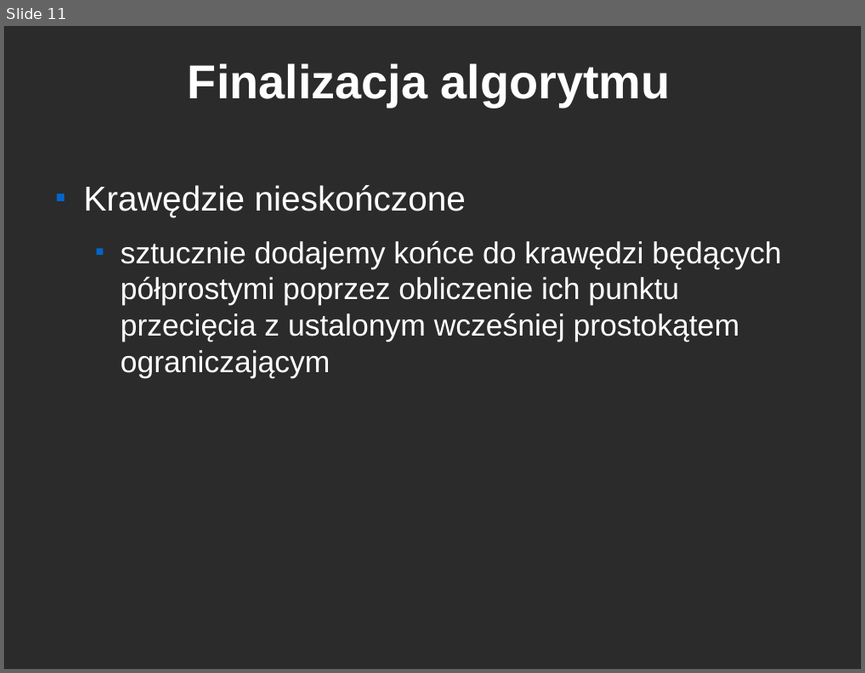
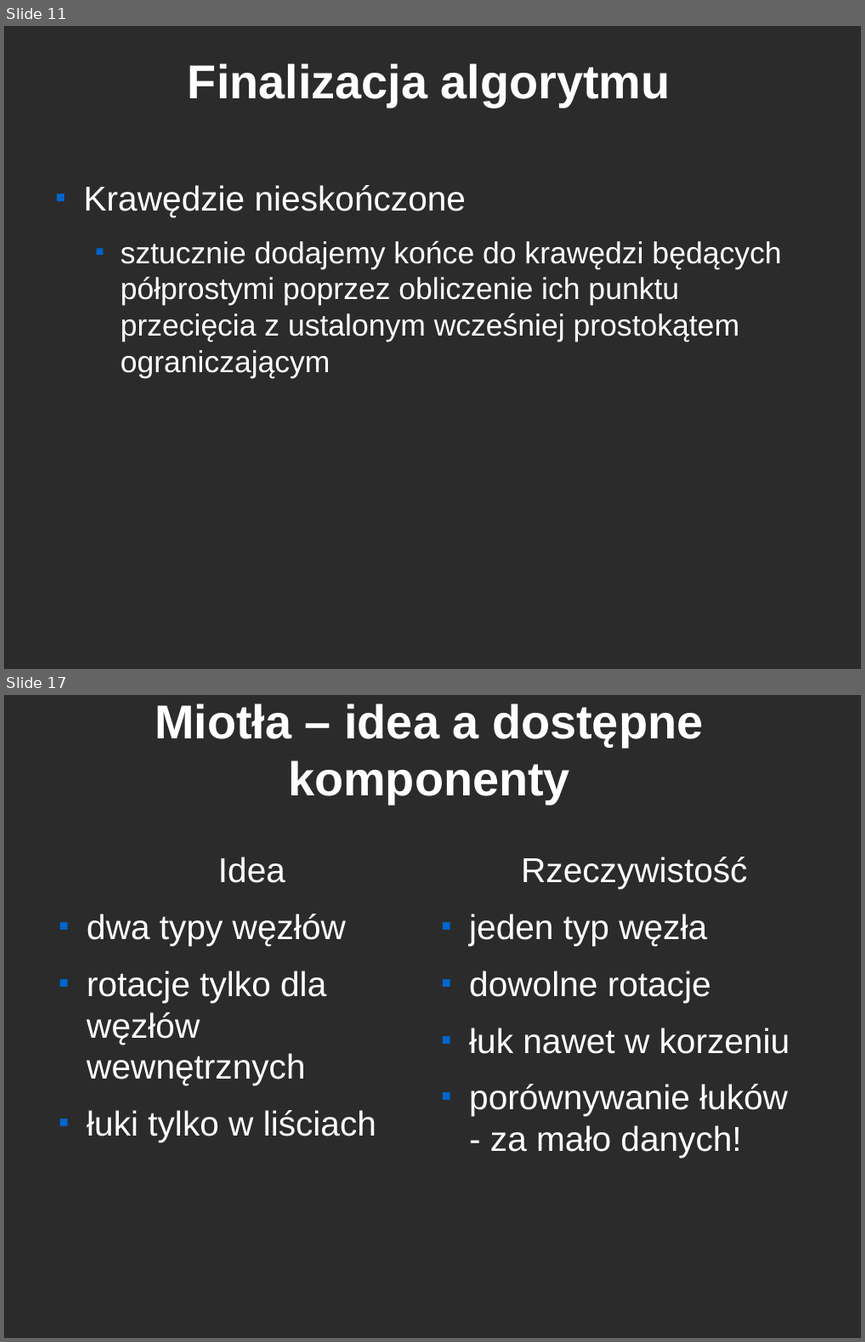
Before and after one commit to ghik/GO, a slide deck: fortune.odp. Shown one above the other, each under a label of ours: slide 11 before the commit, slides 11 and 17 after it; the slides between them are not shown. The pictures are 865x673 and 865x1342 pixels, drawn with LibreOffice and Linux fonts; fonts in the diff are those of the drawing; background and template pictures are left out; a plain dark background stands for a picture behind light text. Boxes give left, top, right and bottom in pixels: in the first picture for what was removed or moved away, otherwise in the second. Text is boxed around its words. In the diff, an @@ line names an element or a change of style, - is before the commit and + after.

```diff
--- a/fortune.odp
+++ b/fortune.odp
@@ slide 17 added at (4, 695, 861, 1338), background picture (left out) @@
@@ title added at (154, 703, 703, 804), 44 pt, text #FFFFFF, bold @@
+Miotła – idea a dostępne komponenty
@@ text added at (86, 857, 376, 1142), 32 pt, text #FFFFFF @@
+Idea
+■ dwa typy węzłów
+■ rotacje tylko dla węzłów wewnętrznych
+■ łuki tylko w liściach
@@ text added at (469, 857, 790, 1157), 32 pt, text #FFFFFF @@
+Rzeczywistość
+■ jeden typ węzła
+■ dowolne rotacje
+■ łuk nawet w korzeniu
+■ porównywanie łuków - za mało danych!
```
Also in this commit, not shown: 1 slide changed, 6 other slides added, 4 other files.
